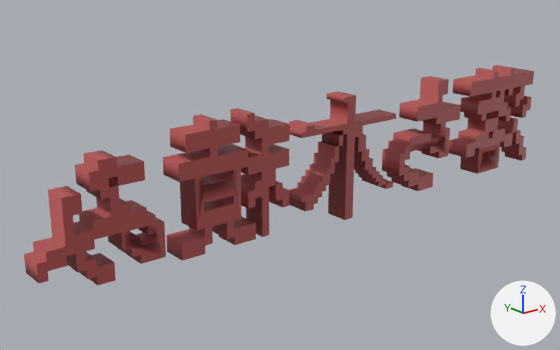
The OBJ model Engine/project/gamedata/resources/TextObj/TitleText.obj: old version first, new version second.
Rendered twice from a 50 mm camera at (-3.96, -4.32, 1.7) aimed at (-0.32, 0.23, -0.13). The axes (+X, +Y, +Z) are drawn at lower right. The lights are the same throughout. Where no turn or scale is listed for an object, it has been applied to the vertices. Vertices at the same position are counted once.

Names of what the first picture shows: 'テキスト.001'.
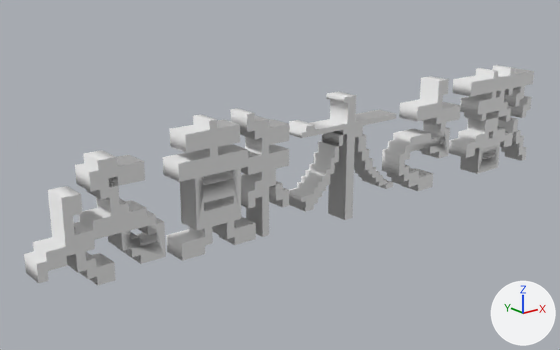
Scene script edits in JSON lines:
```json
{"op": "add", "block": "mat_マテリアル_001", "code": ["mat_マテリアル_001 = principled_material('マテリアル.001')", "mat_マテリアル_001.base_color = (0.8, 0.8, 0.8)  # white #e7e7e7"]}
{"block": "me_テキスト_001", "where": "me_テキスト_001.from_pydata(...)  # 760 vertices, 1532 faces; spans x -2.44..2.5, y -0.1..0.1, z -0.5..0.5"}
{"block": "me_テキスト_001", "where": "# used by ob_テキスト_001; location = (0.0, 0.0, 0.0)"}
{"block": "me_テキスト_001", "change": "me_テキスト_001 part 1: all 1196 faces that had it switch from mat_マテリアル_007 (picture img_titletext1x1_png) to mat_マテリアル_001 (white #e7e7e7)"}
{"block": "me_テキスト_001", "change": "me_テキスト_001 part 2: all 336 faces that had it switch from mat_マテリアル (picture img_titletext1x1_png) to mat_マテリアル_001 (white #e7e7e7)"}
```

Where the change shows, as pixel boxes [x1, y1, x2, y2] in the pictures (560 x 350 px):
```json
{"part": 1, "of": "me_テキスト_001", "change": "recoloured", "before": [24, 65, 534, 285], "after": [24, 65, 534, 285], "on screen": "brown to grey"}
{"part": 2, "of": "me_テキスト_001", "change": "recoloured", "before": [289, 91, 396, 220], "after": [289, 91, 396, 220], "on screen": "brown to grey"}
```
